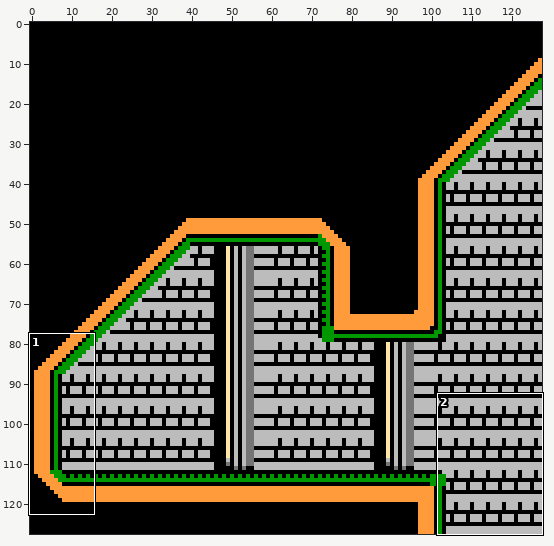
One commit to this sprite sheet: icons/levels/Sewers_Sewer_Layout_0_Sewer_Object_0.png. Above, an overview of the earlier version with the close-up marked.
Close-up. Old version:
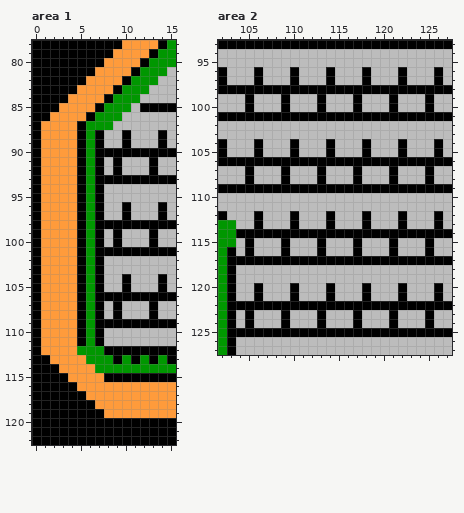
The file is 128x128 pixels. Shown: area 1: x 0..15, y 78..122; area 2: x 102..127, y 93..127. The commit also changed other parts of the picture, which this record leaves out.
The result:
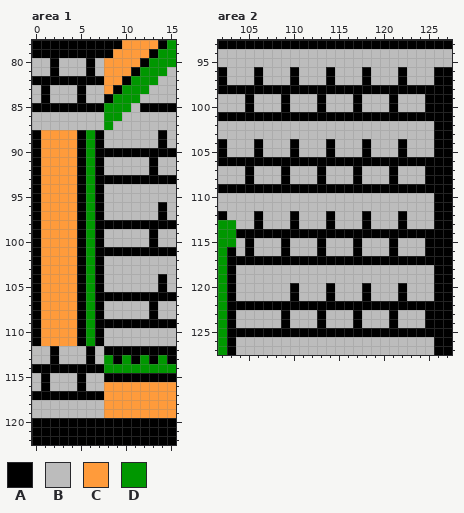
Palette (. is transparent): A #000000  B #bcbcbc  C #ff9b3b  D #009700
Changes in this commit:
Area 1:
Colour A replaces colour C in row 82 at x 6 to 7; in rows 83 to 84 at x 5; in row 85 at x 3 to 6; in rows 112 to 113 at x 2; in row 114 at x 3 to 6; in rows 115 to 116 at x 5.
Colour A replaces colour C in row 117 at x 6 to 7.
Colour A replaces colour D in rows 112 to 113 at x 6; in row 114 at x 7.
Colour B replaces colour A in row 80 at x 0 to 1, 3 to 5 and 7; in row 81 at x 0 to 1 and 3 to 5; in row 83 at x 0 and 2 to 4; in row 84 at x 0 and 2 to 3; in row 86 at x 0 to 1 and 6; in row 87 at x 0 and 5.
Colour B replaces colour A in rows 88 to 89 at x 10; in rows 91 to 92 at x 9; in rows 96 to 97 at x 10; in rows 99 to 100 at x 9; in rows 104 to 105 at x 10; in rows 107 to 108 at x 9.
Colour B replaces colour A in row 112 at x 0; in row 113 at x 0 to 1; in row 115 at x 0 and 2 to 3; in row 116 at x 0 and 2 to 4; in row 118 at x 0 to 6; in row 119 at x 0 to 7.
Colour B replaces colour C in row 81 at x 7; in row 83 at x 6 to 7; in row 84 at x 4 and 6 to 7; in row 86 at x 2 to 5; in row 87 at x 1 to 4; in row 112 at x 1 and 3 to 4.
Colour B replaces colour C in row 113 at x 3 to 5; in row 115 at x 4 and 6 to 7; in row 116 at x 6 to 7; in row 118 at x 7.
Colour B replaces colour D in row 86 at x 7; in row 87 at x 6 to 7; in row 112 at x 5 and 7; in row 113 at x 7.
Area 2:
Colour A replaces colour B in rows 96 to 97 at x 127; in rows 99 to 100 at x 126 to 127; in rows 102 to 103 at x 126 to 127; in rows 104 to 105 at x 127; in rows 107 to 108 at x 126 to 127; in rows 110 to 111 at x 126 to 127.
Colour A replaces colour B in rows 112 to 113 at x 127; in rows 115 to 116 at x 126 to 127; in rows 118 to 119 at x 126 to 127; in rows 120 to 121 at x 127; in rows 123 to 124 at x 126 to 127; in rows 126 to 127 at x 126 to 127.
Colour B replaces colour A in rows 120 to 121 at x 106; in rows 123 to 124 at x 105.
Boxes around the changes in both close-ups, in picture pixels (x1, y1, x2, y2):
changed: (32, 58, 131, 175)
changed: (32, 202, 131, 418)
changed: (434, 67, 452, 355)
changed: (245, 283, 263, 328)
